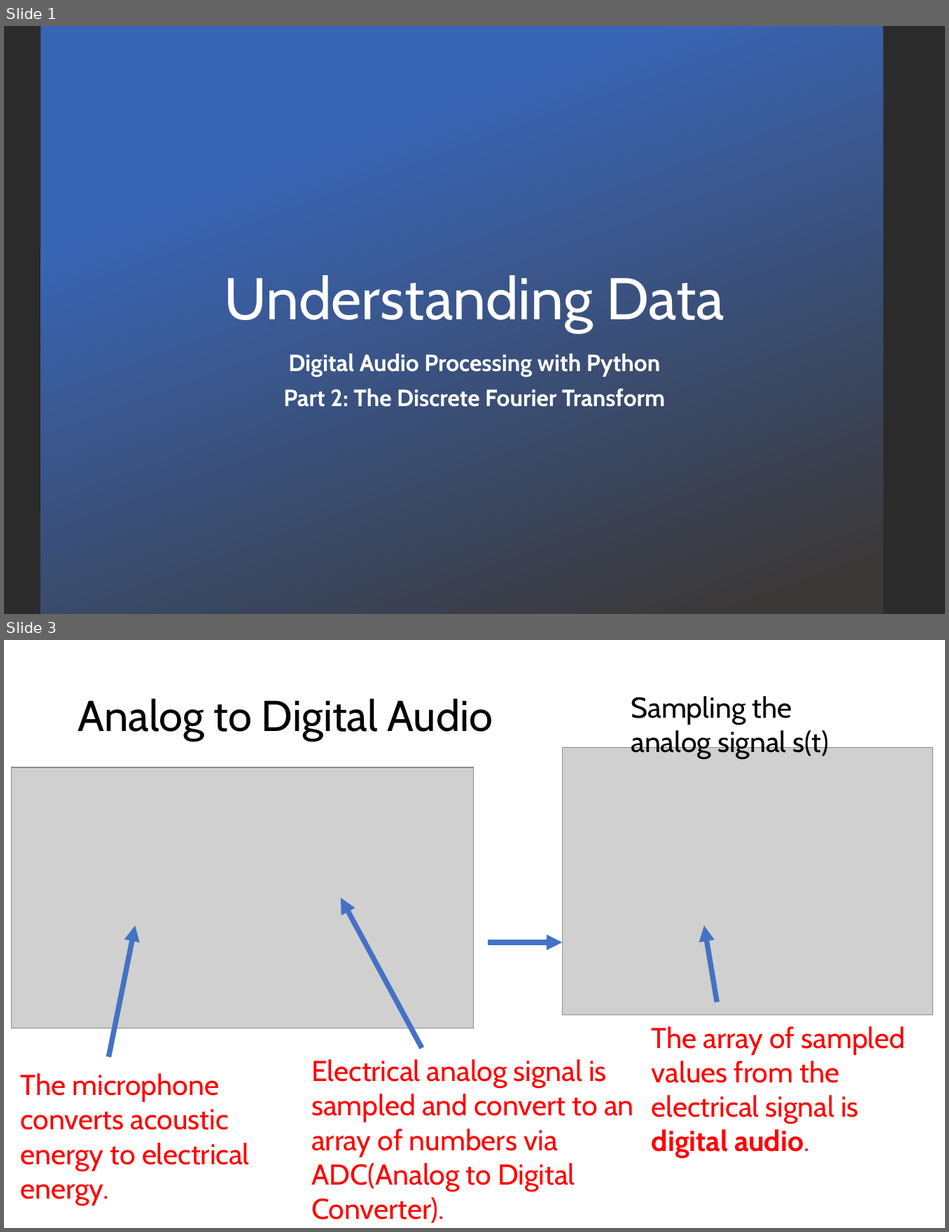
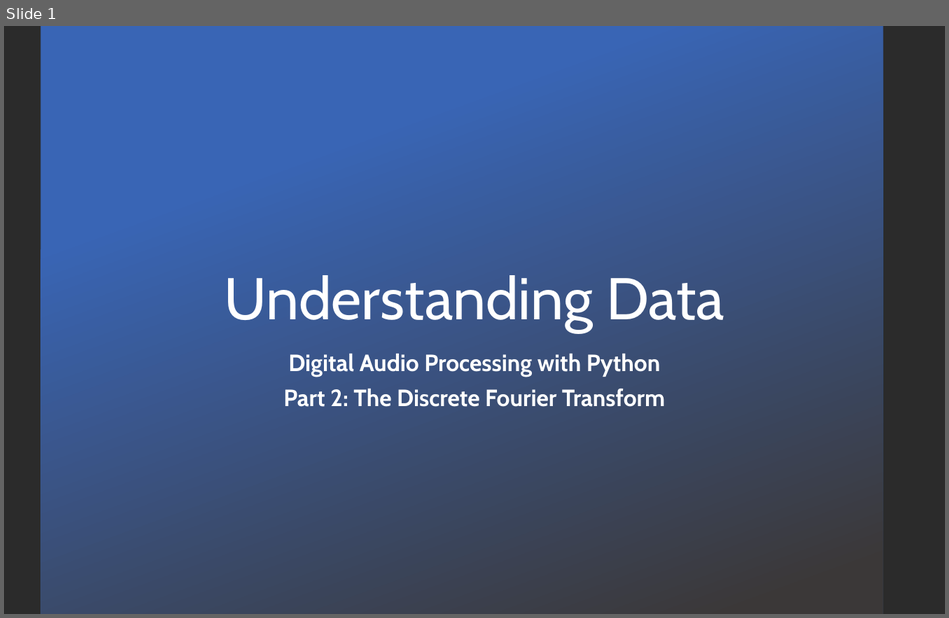
Before and after one commit to LongBaoNguyen/longbaonguyen.github.io, a slide deck: courses/apcsp/lect17.pptx. Shown one above the other, each under a label of ours: slides 1 and 3 before the commit, slide 1 after it; the slides between them are not shown. The pictures are 949x1232 and 949x618 pixels, drawn with LibreOffice and Linux fonts; fonts in the diff are those of the drawing; grey boxes stand for pictures; background and template pictures are left out; a plain dark background stands for a picture behind light text. Boxes give left, top, right and bottom in pixels: in the first picture for what was removed or moved away, otherwise in the second. Text is boxed around its words. In the diff, an @@ line names an element or a change of style, - is before the commit and + after.

```diff
--- a/courses/apcsp/lect17.pptx
+++ b/courses/apcsp/lect17.pptx
@@ slide 3 removed at (4,640,945,1228), background picture (left out) @@
@@ title removed at (78,698,493,741) @@
-Analog to Digital Audio
@@ text removed at (630,696,829,759) @@
-Sampling the analog signal s(t)
@@ picture removed at (562,747,933,1014) @@
@@ picture removed at (12,767,474,1028) @@
@@ arrow removed from (422, 1048) to (341, 898) @@
@@ arrow removed from (108, 1056) to (135, 926) @@
@@ arrow removed from (717, 1002) to (704, 926) @@
@@ arrow removed from (488, 942) to (562, 942) @@
@@ text removed at (652,1026,905,1158) @@
-The array of sampled values from the electrical signal is digital audio.
@@ text removed at (311,1059,634,1223) @@
-Electrical analog signal is sampled and convert to an array of numbers via ADC(Analog to Digital Converter).
@@ text removed at (21,1073,250,1206) @@
-The microphone converts acoustic energy to electrical energy.
```
Also in this commit, not shown: 1 slide changed, 21 slides added, 22 other slides removed, 7 other files.
